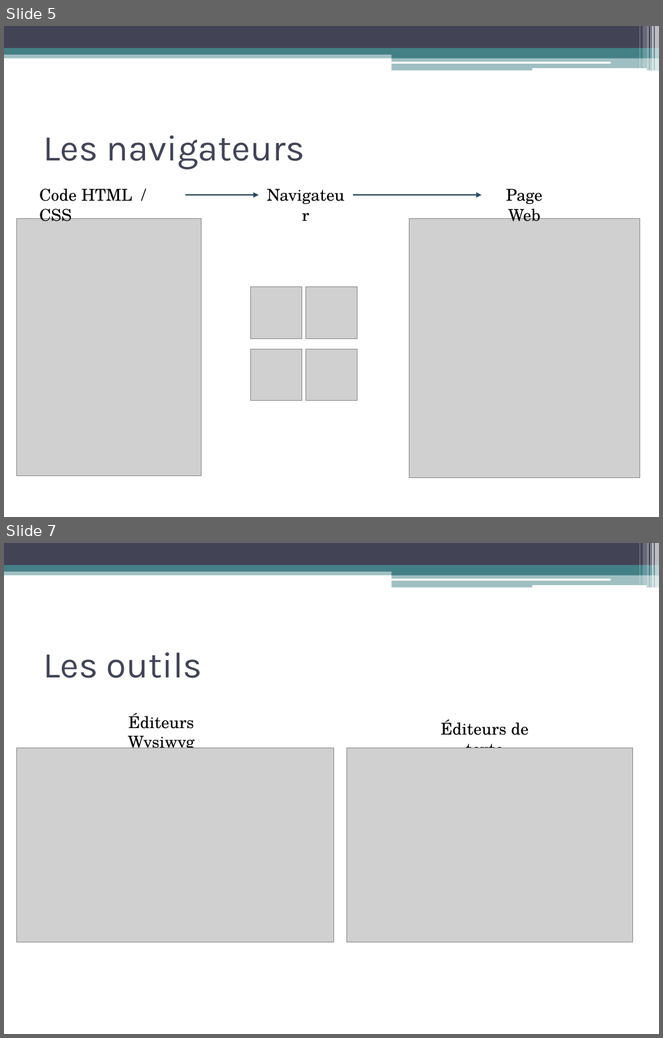
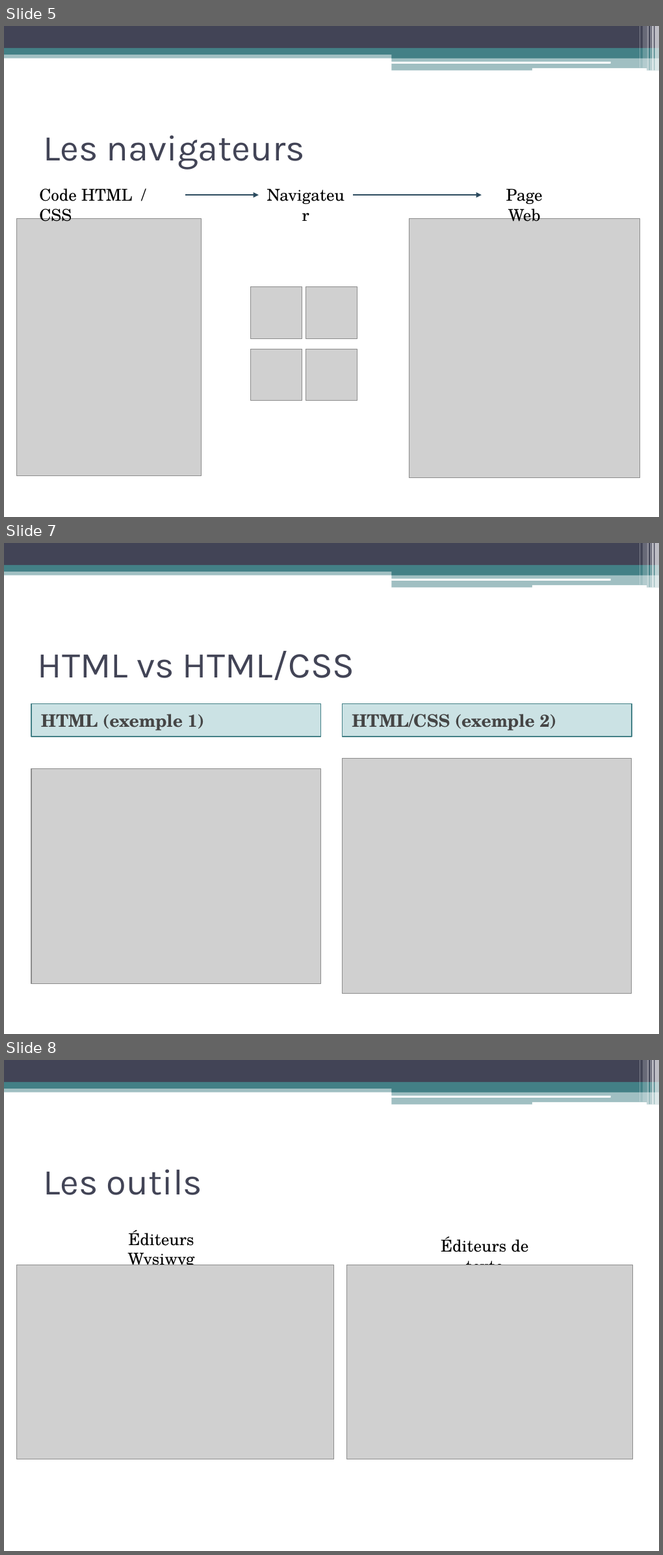
Before and after one commit to langages-web/langages-web.github.io, a slide deck: TD1/TD1.pptx. Shown one above the other, each under a label of ours: slides 5 and 7 before the commit, slides 5, 7 and 8 after it; the slides between them are not shown. The pictures are 663x1038 and 663x1555 pixels, drawn with LibreOffice and Linux fonts; fonts in the diff are those of the drawing; grey boxes stand for pictures. Boxes give left, top, right and bottom in pixels: in the first picture for what was removed or moved away, otherwise in the second. Text is boxed around its words. In the diff, an @@ line names an element or a change of style, - is before the commit and + after.

```diff
--- a/TD1/TD1.pptx
+++ b/TD1/TD1.pptx
@@ slide 7 added at bbox=[4, 543, 659, 1034], background #FFFFFF; not listed: 13 template elements that a slide beside it also shows @@
@@ title added at bbox=[38, 651, 355, 680], 40 pt, text #424456 @@
+HTML vs HTML/CSS
@@ text added at bbox=[31, 704, 321, 737], fill #328E97 at 25% opacity, outline #438086 1 pt, 19 pt, text #454545, bold @@
+HTML (exemple 1)
@@ text added at bbox=[342, 704, 632, 737], fill #328E97 at 25% opacity, outline #438086 1 pt, 19 pt, text #454545, bold @@
+HTML/CSS (exemple 2)
@@ picture added at bbox=[31, 769, 321, 983] @@
@@ picture added at bbox=[342, 759, 632, 994] @@
@@ what was slide 7 is now slide 8 @@
```
Also in this commit, not shown: 1 slide changed, 1 other slide added, 1 slide removed, 1 other file.
